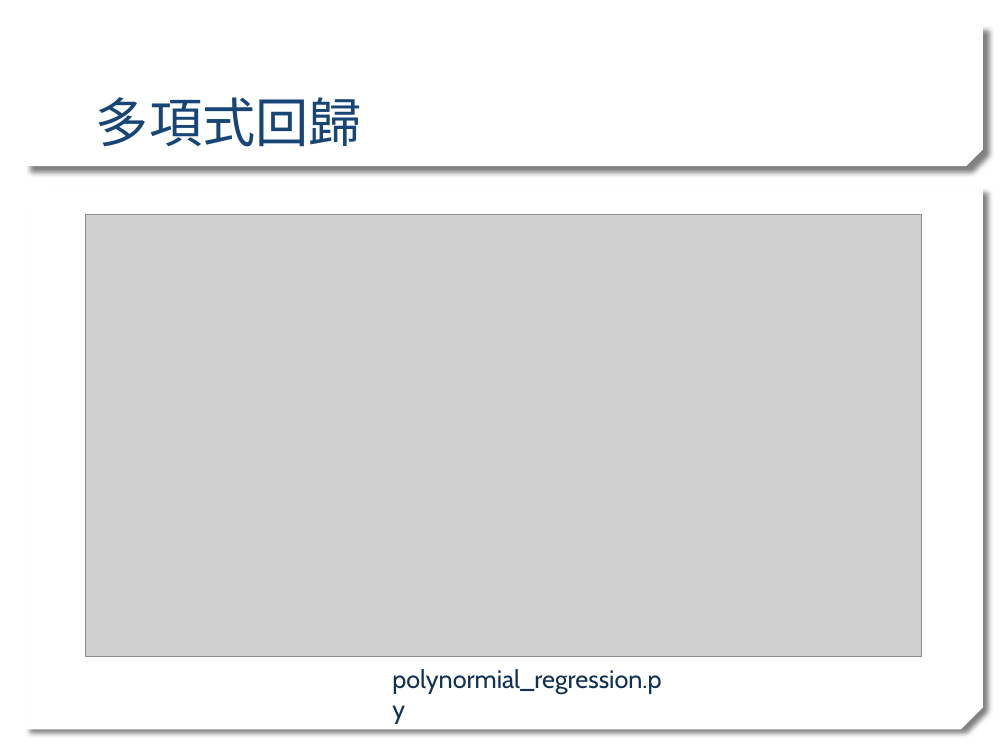
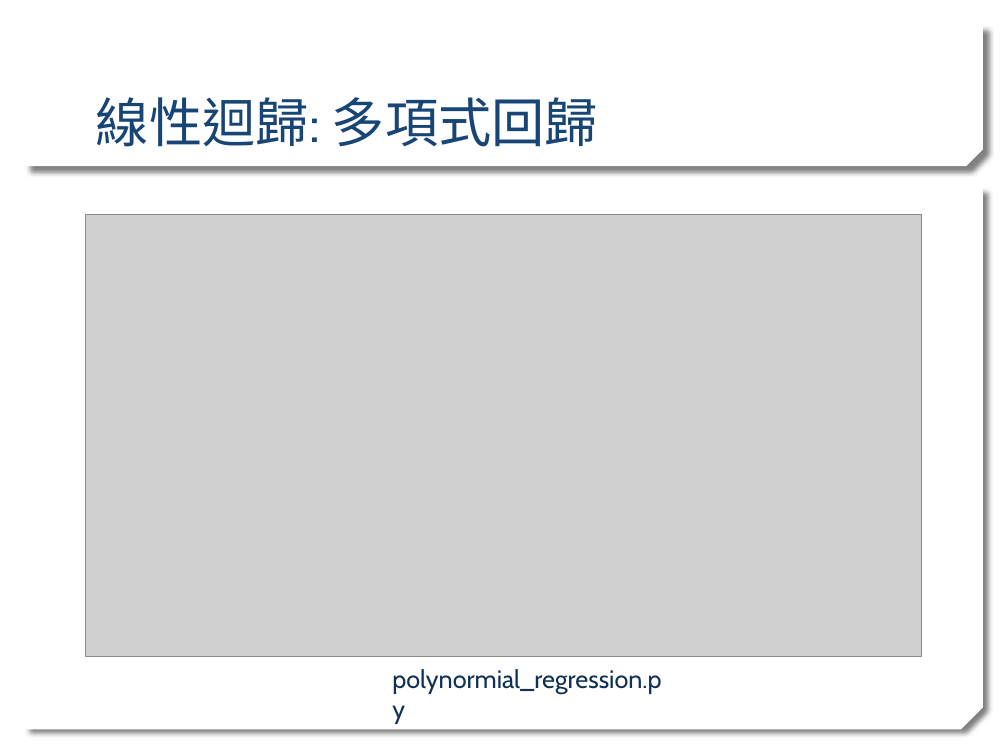
Before and after one commit to stereo720712/2020_Learn_practice_Machine_Learning, a slide deck: slide 24 of ml traing sean_detail.pptx. Drawn at 1008x756 pixels with LibreOffice and Linux fonts; fonts in the diff are those of the drawing; grey boxes stand for pictures; background and template pictures are left out. Boxes give left, top, right and bottom in pixels: in the first picture for what was removed or moved away, otherwise in the second. Text is boxed around its words. In the diff, an @@ line names an element or a change of style, - is before the commit and + after.

```diff
--- a/ml traing sean_detail.pptx
+++ b/ml traing sean_detail.pptx
@@ title at [96, 97, 598, 147]: text changed @@
-多項式回歸
+線性迴歸: 多項式回歸
```
Also in this commit, not shown: 2 other slides changed, 1 slide added, 2 other files.
